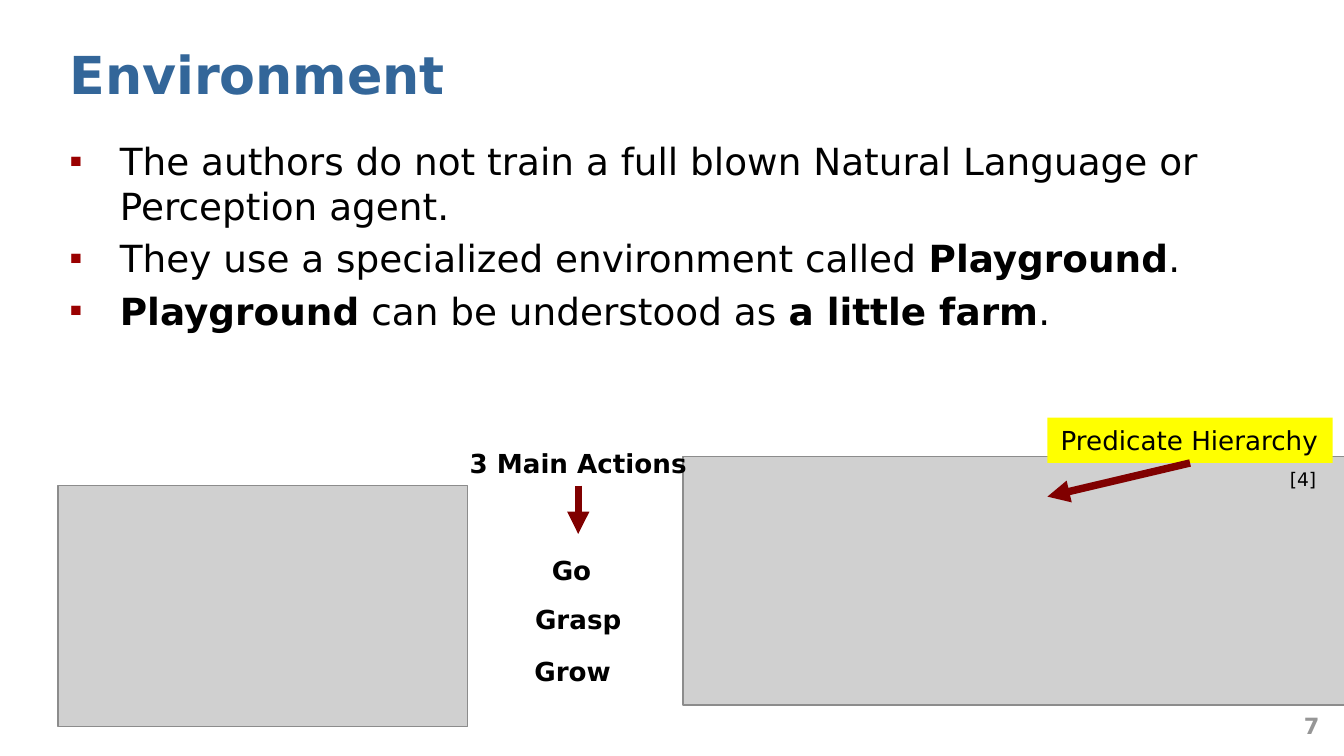
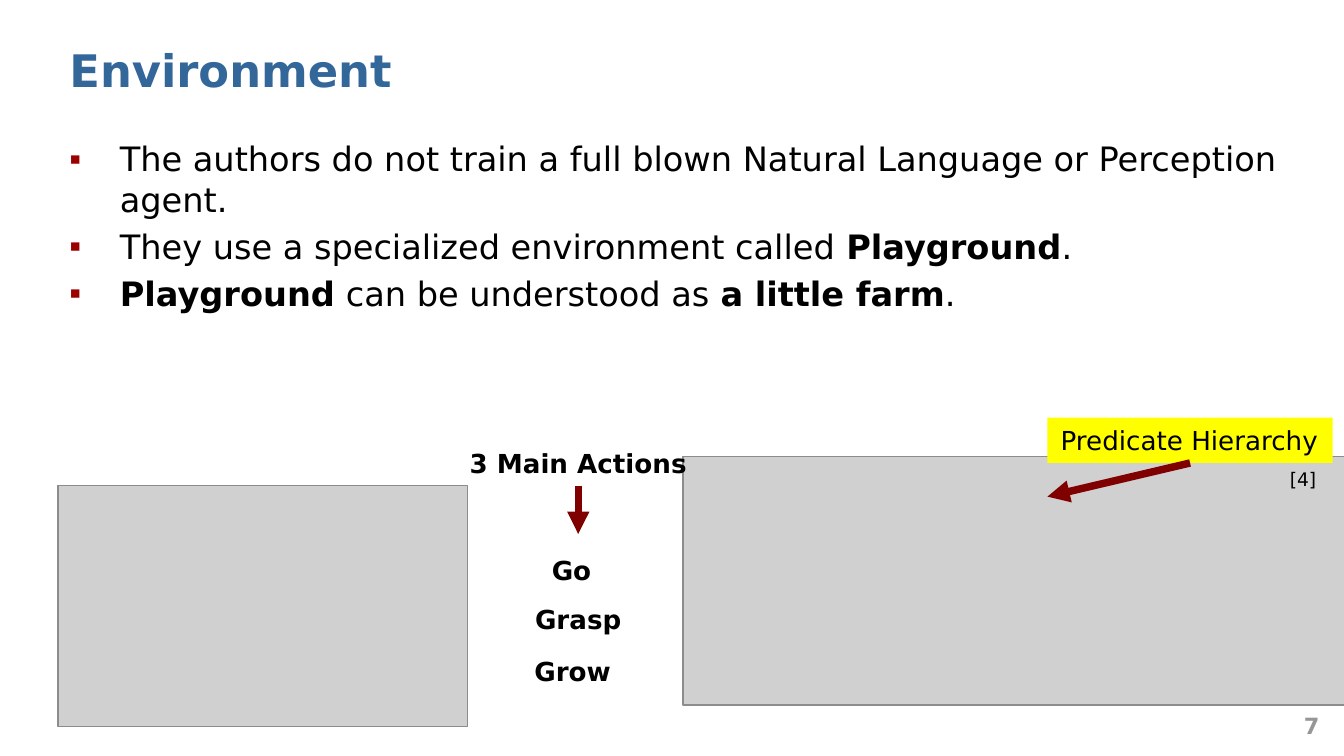
Before and after one commit to abduskhazi/deep-reinforcement-learning-seminar, a slide deck: slide 7 of presentation.pptx. Drawn at 1344x756 pixels with LibreOffice and Linux fonts; fonts in the diff are those of the drawing; grey boxes stand for pictures. Boxes give left, top, right and bottom in pixels: in the first picture for what was removed or moved away, otherwise in the second. Text is boxed around its words. In the diff, an @@ line names an element or a change of style, - is before the commit and + after.

```diff
--- a/presentation.pptx
+++ b/presentation.pptx
@@ title "Environment" at box(69, 53, 391, 88): size 28 to 24 pt @@
@@ text "The authors do not train ..." at box(120, 145, 1277, 313): size 20 to 18 pt @@
```
Also in this commit, not shown: 14 other slides changed.
